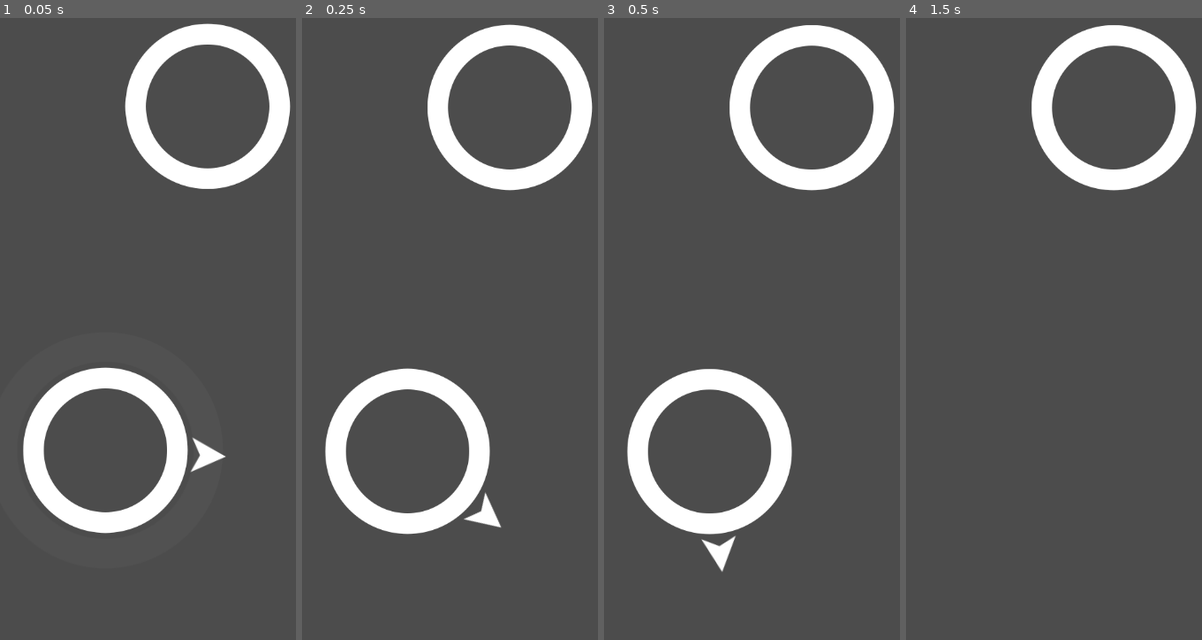
Above: before the commit, frames 1-4 (left to right).
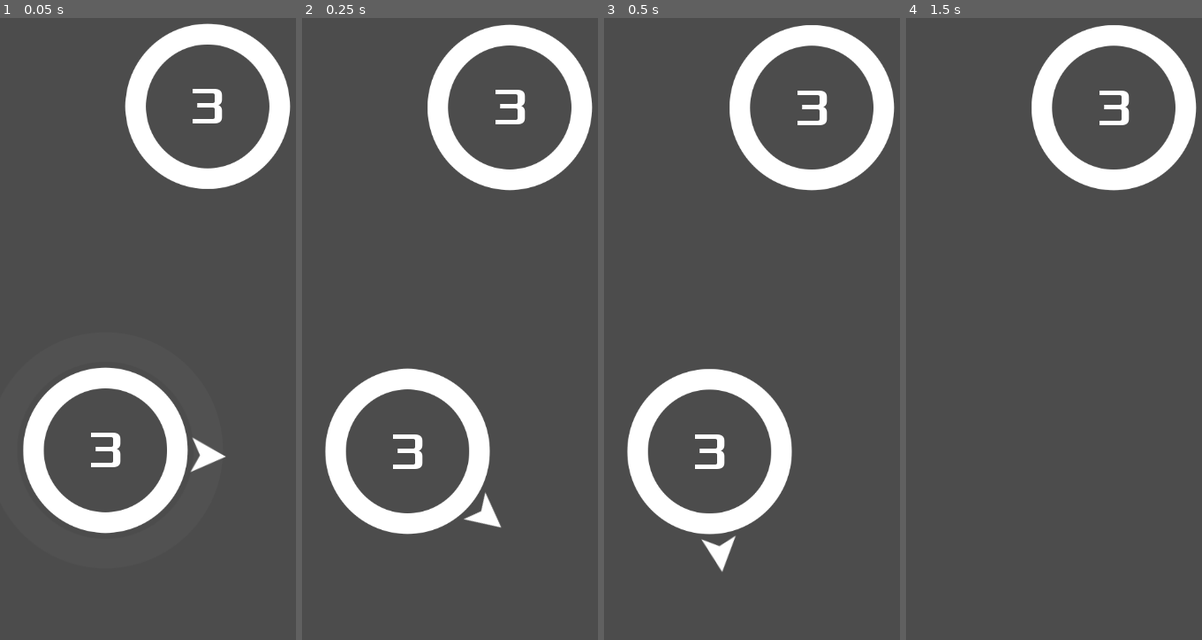
Above: after the commit, the same moments.

Repository: Domogo/circleJump
Game: Godot game, scene res://Main.tscn
Same seed, same stepped clock (60 frames per second), same inputs: the game is played once before the commit and once after it.
Inputs (mouse positions are in pixels of both pictures, inside the frame that each line leads up to):
- Up to frame 1 (0.05 s): no input
- Up to frame 2 (0.25 s): no input
- Up to frame 3 (0.5 s): no input
- Up to frame 4 (1.5 s): move the mouse to (1098, 248) at 0.52 s; click (1098, 248) at 0.67 s; move the mouse to (932, 322) at 1.27 s; click (932, 322) at 1.42 s

The runs differ from the first frame. In frame 1, 0.6% of the frame differs, in the area x 30-76%, y 11-73%; in frame 2, 0.6%; in frame 3, 0.6%; in frame 4, 0.3%.

Commit message:
added circle timer mode

Diff:
--- a/Main.gd
+++ b/Main.gd
@@ -28,5 +28,5 @@
 
 func _on_Jumper_captured(object):
 	$Camera2D.position = object.position
-	object.capture()
+	object.capture(player)
 	call_deferred("spawn_circle")
--- a/objects/Circle.gd
+++ b/objects/Circle.gd
@@ -2,10 +2,18 @@
 
 onready var orbit_position = $Pivot/OrbitPosition
 
+enum MODES {STATIC, LIMITED}
+
 var radius = 100
 var rotation_speed = PI
+var mode = MODES.STATIC
+var num_orbits = 3
+var current_orbits = 0
+var orbit_start = null
+var jumper = null
 
-func init(_position, _radius=radius):
+func init(_position, _radius=radius, _mode=MODES.LIMITED):
+	set_mode(_mode)
 	position = _position
 	radius = _radius
 	$CollisionShape2D.shape = $CollisionShape2D.shape.duplicate()
@@ -14,13 +22,34 @@
 	$Sprite.scale = Vector2(1, 1) * radius / img_size
 	orbit_position.position.x = radius + 25
 
+func set_mode(_mode):
+	mode = _mode
+	match mode:
+		MODES.STATIC:
+			$Label.hide()
+		MODES.LIMITED:
+			current_orbits = num_orbits
+			$Label.set_text(str(current_orbits))
+			$Label.show()
+
 func _process(delta):
 	$Pivot.rotation += rotation_speed * delta
+	if mode == MODES.LIMITED and jumper:
+		check_orbits()
+
+func check_orbits():
+	if abs($Pivot.rotation - orbit_start) > 2 * PI:
+		current_orbits -= 1
+		$Label.set_text(str(current_orbits))
+		orbit_start = $Pivot.rotation
 
 func implode():
 	$AnimationPlayer.play("implode")
 	yield($AnimationPlayer, "animation_finished")
 	queue_free()
 
-func capture():
+func capture(_jumper):
+	jumper = _jumper
 	$AnimationPlayer.play("capture")
+	$Pivot.rotation = (jumper.position - position).angle()
+	orbit_start = $Pivot.rotation
--- a/objects/Circle.tscn
+++ b/objects/Circle.tscn
@@ -1,8 +1,9 @@
-[gd_scene load_steps=8 format=2]
+[gd_scene load_steps=10 format=2]
 
 [ext_resource path="res://objects/Circle.gd" type="Script" id=1]
 [ext_resource path="res://objects/color.shader" type="Shader" id=2]
 [ext_resource path="res://assets/images/circle1_n.png" type="Texture" id=3]
+[ext_resource path="res://assets/fonts/Xolonium-Regular.ttf" type="DynamicFontData" id=4]
 
 [sub_resource type="ShaderMaterial" id=1]
 shader = ExtResource( 2 )
@@ -77,6 +78,10 @@
 "values": [ Color( 1, 1, 1, 1 ), Color( 1, 1, 1, 0 ) ]
 }
 
+[sub_resource type="DynamicFont" id=5]
+size = 64
+font_data = ExtResource( 4 )
+
 [node name="Circle" type="Area2D"]
 position = Vector2( 244.189, 503.368 )
 script = ExtResource( 1 )
@@ -101,3 +106,17 @@
 [node name="AnimationPlayer" type="AnimationPlayer" parent="."]
 anims/capture = SubResource( 4 )
 anims/implode = SubResource( 3 )
+
+[node name="Label" type="Label" parent="."]
+anchor_left = 0.5
+anchor_top = 0.5
+anchor_right = 0.5
+anchor_bottom = 0.5
+margin_left = -22.5
+margin_top = -39.0
+margin_right = 22.5
+margin_bottom = 39.0
+custom_fonts/font = SubResource( 5 )
+text = "1"
+align = 1
+valign = 1
--- a/objects/Jumper.gd
+++ b/objects/Jumper.gd
@@ -19,14 +19,14 @@
 
 func _on_Jumper_area_entered(area):
 	target = area
-	target.get_node("Pivot").rotation = (position - target.position).angle()
 	velocity = Vector2.ZERO
 	emit_signal("captured", area)
 
 func _physics_process(delta):
 	if target:
 		transform = target.orbit_position.global_transform
-		trail.remove_point(0)
+		if trail.points:
+			trail.remove_point(0)
 	else:
 		position += velocity * delta
 		if trail.points.size() > trail_length:
